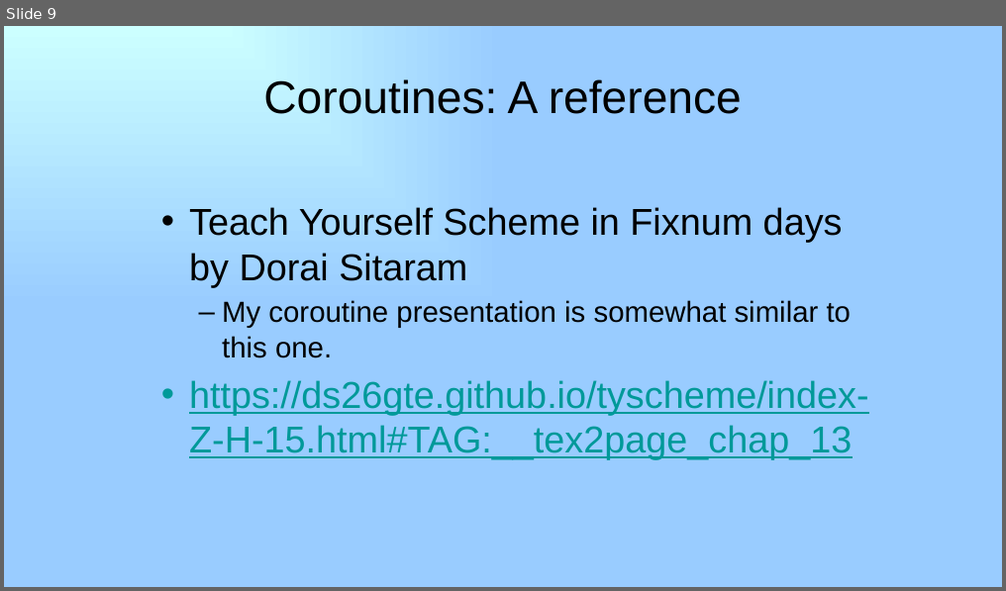
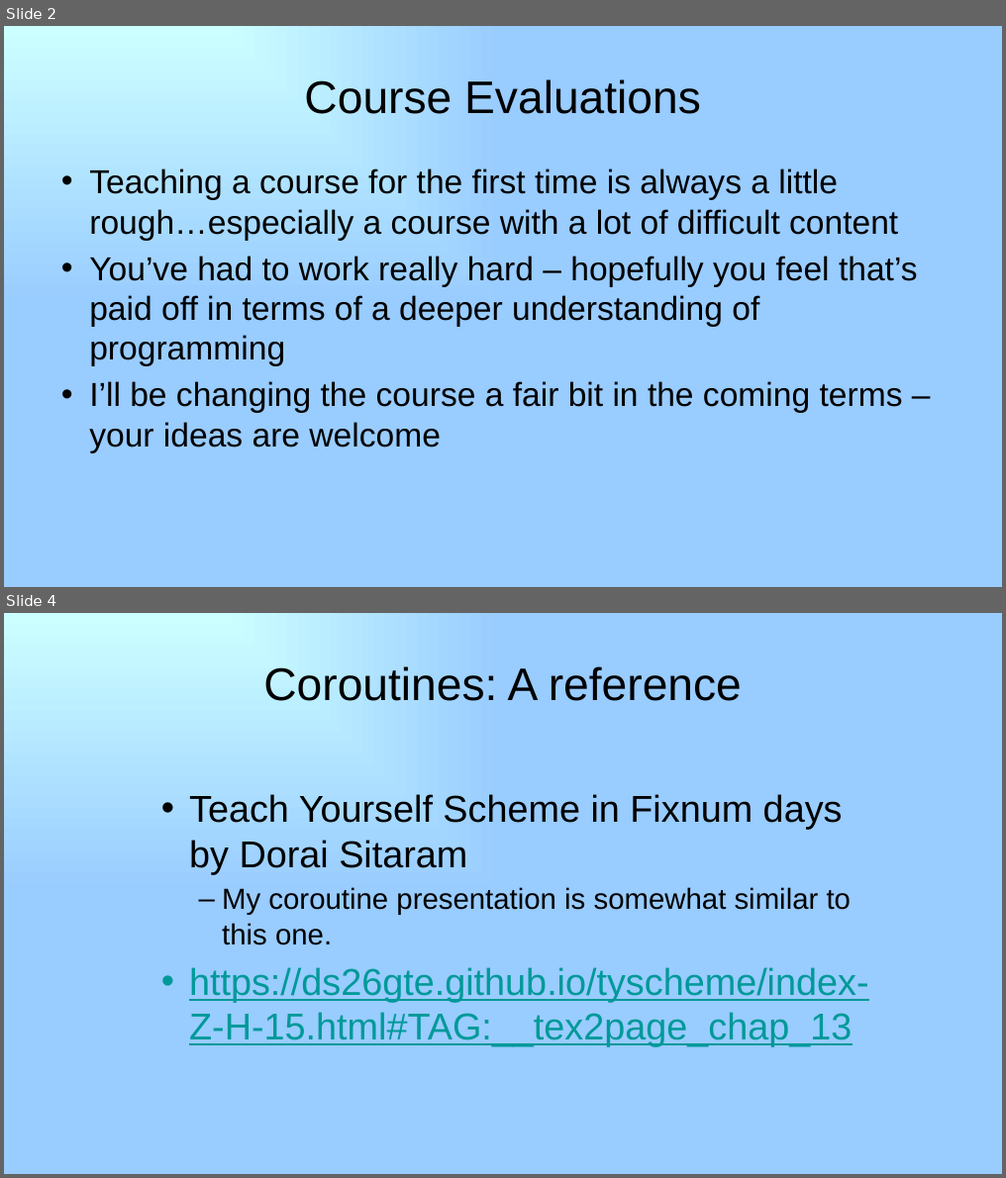
Before and after one commit to RHIT-CSSE/csse304, a slide deck: ClassMaterials/RefParamsCorountines/37_refParams_coroutines.pptx. Shown one above the other, each under a label of ours: slide 9 before the commit, slides 2 and 4 after it; the slides between them are not shown. The pictures are 1006x591 and 1006x1178 pixels, drawn with LibreOffice and Linux fonts; fonts in the diff are those of the drawing. Boxes give left, top, right and bottom in pixels: in the first picture for what was removed or moved away, otherwise in the second. Text is boxed around its words. In the diff, an @@ line names an element or a change of style, - is before the commit and + after.

```diff
--- a/ClassMaterials/RefParamsCorountines/37_refParams_coroutines.pptx
+++ b/ClassMaterials/RefParamsCorountines/37_refParams_coroutines.pptx
@@ slide 2 added at [4, 26, 1002, 587], background gradient #CCFFFF to #99CCFF @@
@@ title added at [304, 79, 701, 114], 44 pt, text #000000 @@
+Course Evaluations
@@ text added at [89, 169, 918, 454], 32 pt, text #000000 @@
+• Teaching a course for the first time is always a little rough…especially a course with a lot of difficult content
+• You’ve had to work really hard – hopefully you feel that’s paid off in terms of a deeper understanding of programming
+• I’ll be changing the course a fair bit in the coming terms – your ideas are welcome
@@ what was slide 9 is now slide 4 @@
```
Also in this commit, not shown: 1 slide changed, 1 other slide added, 3 other files.
